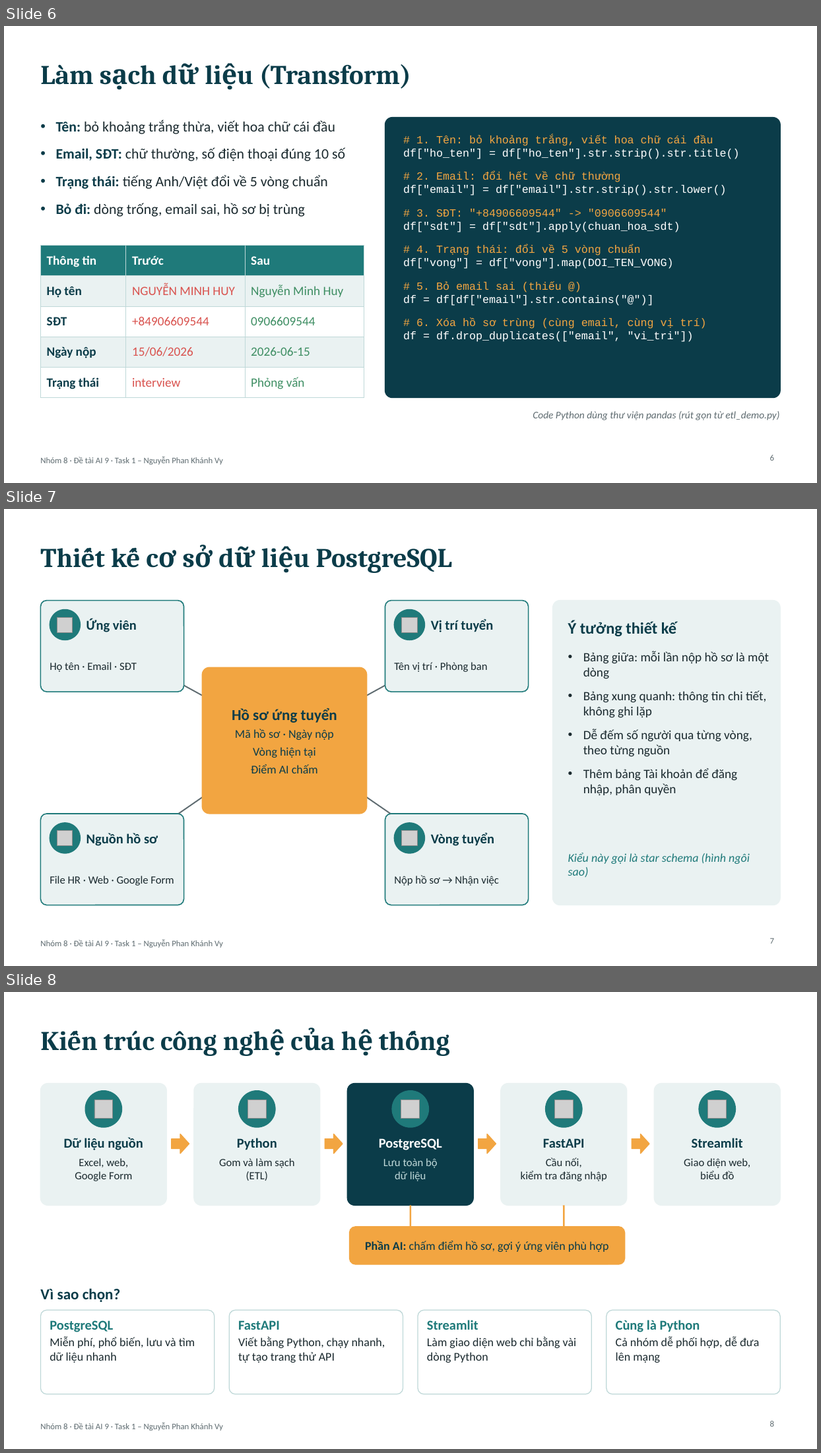
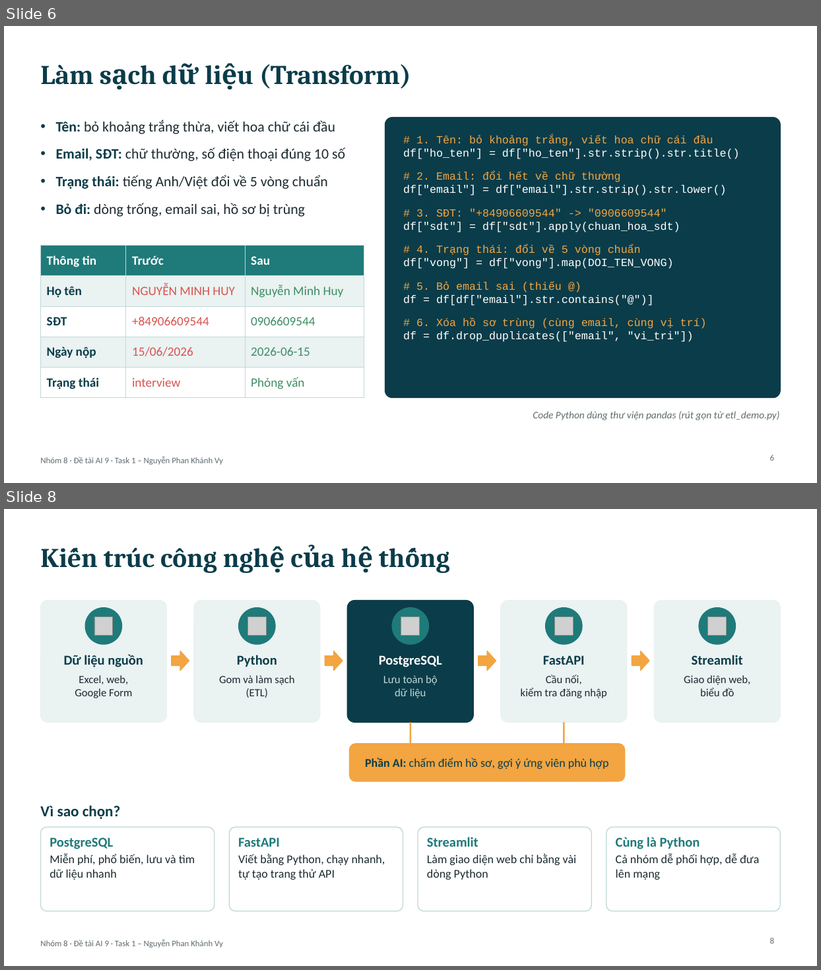
Before and after one commit to PhucHoang3010/Vietnamese-News-Classification, a slide deck: bai_tap_python_nhom8/task1_nguyen_phan_khanh_vy/2431540032_NguyenPhanKhanhVy.pptx. Shown one above the other, each under a label of ours: slides 6, 7 and 8 before the commit, slides 6 and 8 after it; the slides between them are not shown. The pictures are 821x1453 and 821x970 pixels, drawn with LibreOffice and Linux fonts; fonts in the diff are those of the drawing; grey boxes stand for pictures. Boxes give left, top, right and bottom in pixels: in the first picture for what was removed or moved away, otherwise in the second. Text is boxed around its words. In the diff, an @@ line names an element or a change of style, - is before the commit and + after.

```diff
--- a/bai_tap_python_nhom8/task1_nguyen_phan_khanh_vy/2431540032_NguyenPhanKhanhVy.pptx
+++ b/bai_tap_python_nhom8/task1_nguyen_phan_khanh_vy/2431540032_NguyenPhanKhanhVy.pptx
@@ slide 7 removed at (4,509,817,966), background #FFFFFF; not listed: 1 template element that a slide beside it also shows @@
@@ title removed at (111,547,452,573) @@
-Thiết kế cơ sở dữ liệu PostgreSQL
@@ rounded rectangle removed at (40,601,184,692) @@
@@ rounded rectangle removed at (385,601,529,692) @@
@@ rounded rectangle removed at (553,601,781,906) @@
@@ ellipse removed at (50,609,81,640) @@
@@ picture removed at (57,617,73,632) @@
@@ text removed at (86,619,137,632) @@
-Ứng viên
@@ ellipse removed at (395,609,425,640) @@
@@ picture removed at (403,617,418,632) @@
@@ text removed at (431,619,493,632) @@
-Vị trí tuyển
@@ text removed at (568,621,677,636) @@
-Ý tưởng thiết kế
@@ line removed from (112, 646) to (284, 741) @@
@@ line removed from (284, 741) to (457, 646) @@
@@ text removed at (50,662,137,672) @@
-Họ tên · Email · SĐT
@@ text removed at (394,662,488,672) @@
-Tên vị trí · Phòng ban
@@ text removed at (583,651,769,796) @@
-• Bảng giữa: mỗi lần nộp hồ sơ là một dòng
-• Bảng xung quanh: thông tin chi tiết, không ghi lặp
-• Dễ đếm số người qua từng vòng, theo từng nguồn
-• Thêm bảng Tài khoản để đăng nhập, phân quyền
@@ rounded rectangle removed at (202,667,367,814) @@
@@ line removed from (112, 859) to (284, 741) @@
@@ text removed at (235,729,333,774) @@
-Hồ sơ ứng tuyển
-Mã hồ sơ · Ngày nộp
-Vòng hiện tại
-Điểm AI chấm
@@ line removed from (284, 741) to (457, 859) @@
@@ rounded rectangle removed at (40,814,184,906) @@
@@ ellipse removed at (50,823,81,854) @@
@@ rounded rectangle removed at (385,814,529,906) @@
@@ ellipse removed at (395,823,425,854) @@
@@ picture removed at (57,831,73,846) @@
@@ text removed at (86,833,158,846) @@
-Nguồn hồ sơ
@@ picture removed at (403,831,418,846) @@
@@ text removed at (431,833,494,846) @@
-Vòng tuyển
@@ text removed at (568,853,750,877) @@
-Kiểu này gọi là star schema (hình ngôi sao)
@@ text removed at (50,876,174,886) @@
-File HR · Web · Google Form
@@ text removed at (394,875,499,886) @@
-Nộp hồ sơ → Nhận việc
@@ page number removed at (770,939,774,944) @@
-7
```
Also in this commit, not shown: 1 slide added, 4 other files.
